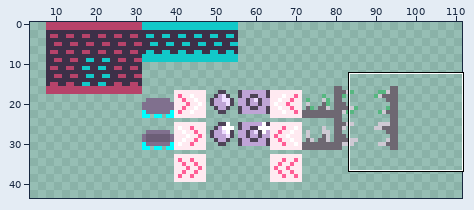
Two versions of one sprite sheet, DingwingsA/DingwingsA/Content/images/tileset1-small.png. Above, an overview of the earlier version with the close-up marked.
Close-up. First the earlier version:
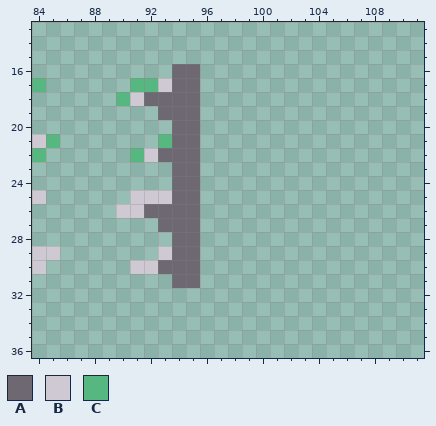
The file is 512x512 pixels, drawn in blocks of 4x4; one block is one cell here. Shown: x 84..111, y 13..36. The wide view leaves out empty margins.
Palette (. is transparent): A #6e6872  B #cec9d3  C #56b780
Pixels before, first column x 84:
16 ..........AA
17 C......CCBAA
18 ......CBAAAA
19 .........AAA
20 ..........AA
21 BC.......CAA
22 C......CBAAA
23 ..........AA
24 ..........AA
25 B......BBBAA
26 ......BBAAAA
27 .........AAA
28 ..........AA
29 BB.......BAA
30 B......BBAAA
31 ..........AA
The same view after the edit:
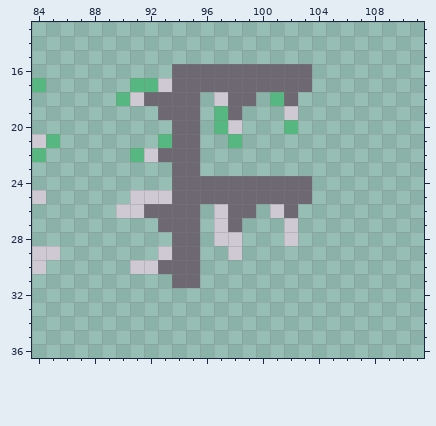
From old to new:
y 16..17: x 96..103 ........ -> AAAAAAAA
y 18: x 97..99 ... -> BAA; x 101..102 .. -> CA
y 19: x 97..98 .. -> CA; x 102 . -> B
y 20: x 97..98 .. -> CB; x 102 . -> C
y 21: x 98 . -> C
y 24..25: x 96..103 ........ -> AAAAAAAA
y 26: x 97..99 ... -> BAA; x 101..102 .. -> BA
y 27: x 97..98 .. -> BA; x 102 . -> B
y 28: x 97..98 .. -> BB; x 102 . -> B
y 29: x 98 . -> B
Where, in picture pixels (left, top, right, bottom), the same in both close-ups:
added: (200, 64, 312, 260)
